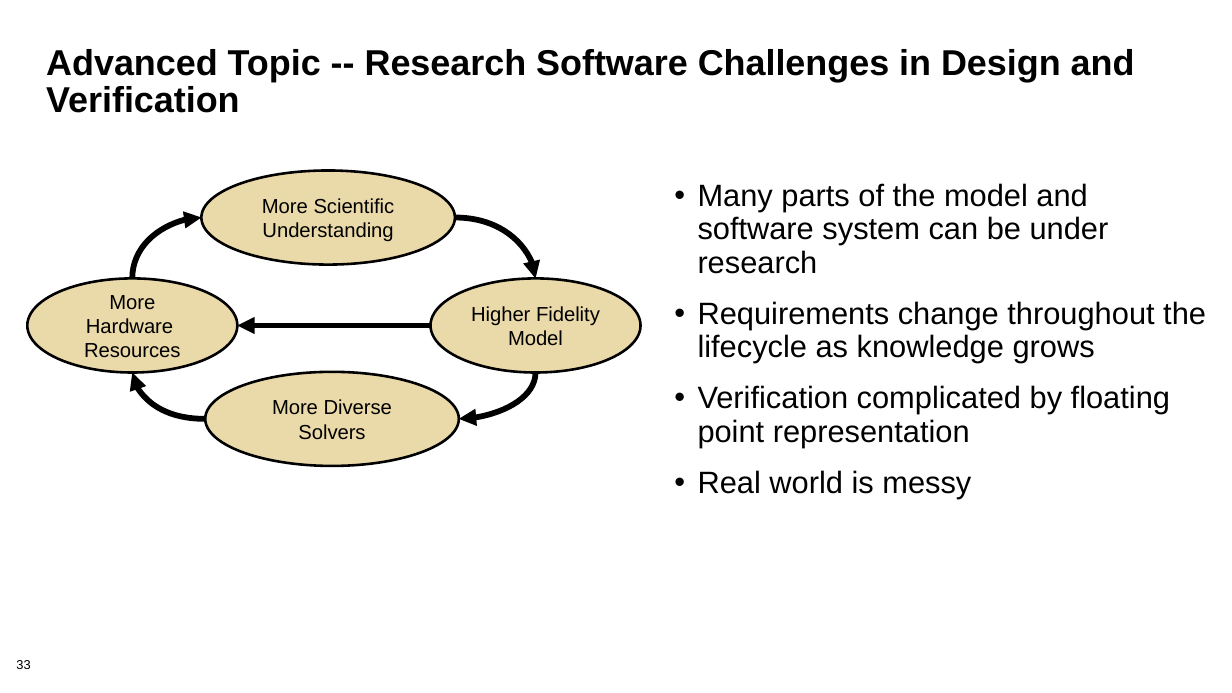
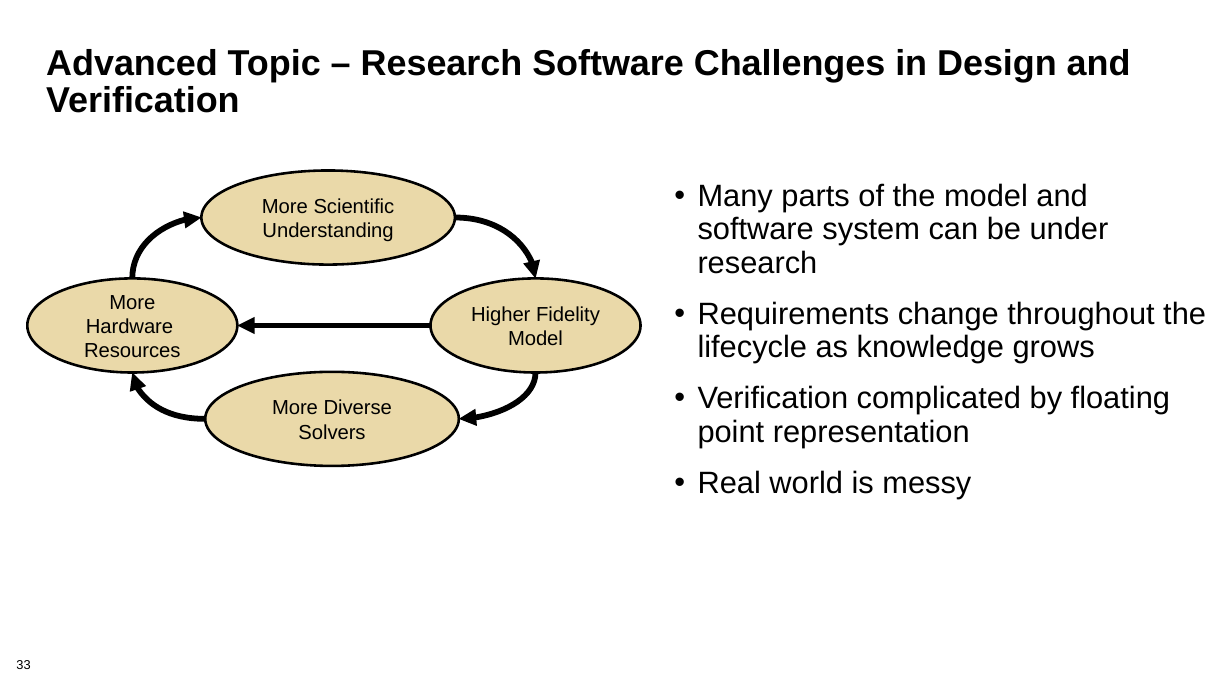
Before and after one commit to bssw-tutorial/presentations, a slide deck: slide 33 of dev-test-llm.pptx. Drawn at 1232x693 pixels with LibreOffice and Linux fonts; fonts in the diff are those of the drawing. Boxes give left, top, right and bottom in pixels: in the first picture for what was removed or moved away, otherwise in the second. Text is boxed around its words. In the diff, an @@ line names an element or a change of style, - is before the commit and + after.

```diff
--- a/dev-test-llm.pptx
+++ b/dev-test-llm.pptx
@@ title at <box>46,49,1131,113</box>: text changed @@
-Advanced Topic -- Research Software Challenges in Design and Verification
+Advanced Topic – Research Software Challenges in Design and Verification
```
Also in this commit, not shown: 15 other slides changed.
